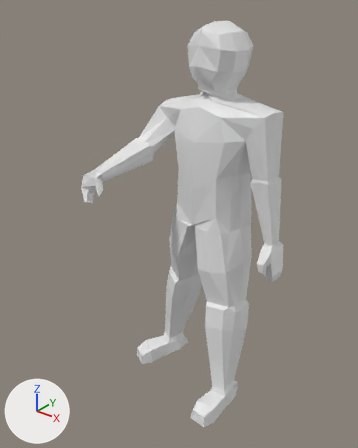
What one commit did to the Blender file characters/player/Char/char.blend.
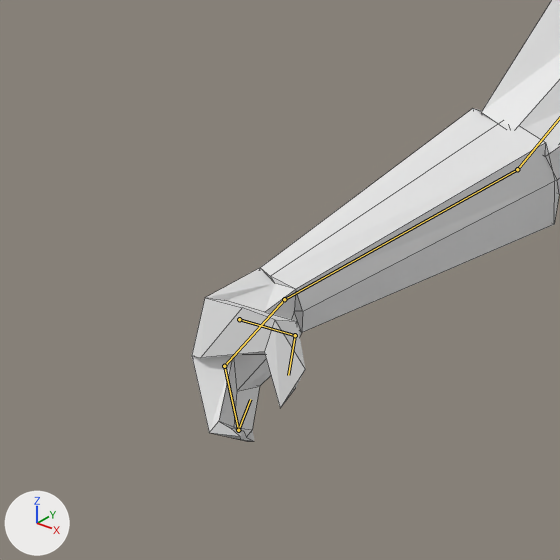
Each version appears first whole from a camera (50 mm lens) standing at (3.138, -4.546, 4.975) and looking at (-0.114, -0.481, 2.455), and next in a close-up on the part from 12% to 43% of the width and 26% to 51% of the height. Lighting does not change. The marker at lower left points along +X, +Y and +Z. Both versions are drawn at frame 21 of the action 'attack_right'; the numbers are the values there. The bones that bend it are drawn over the model as lines in the close-ups. The close-ups show mesh edges as thin lines.

Objects in the first close-up: 'Char'.
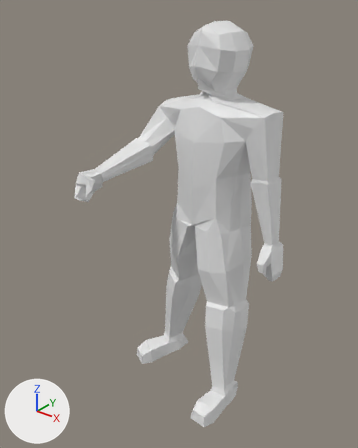
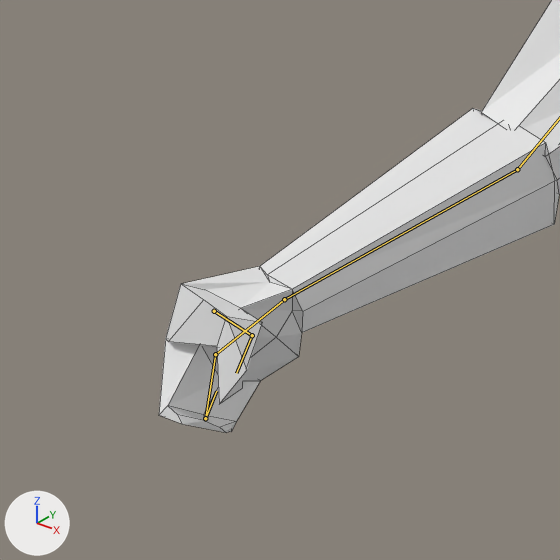
Location of each change, [x1, y1, x2, y2] in pixels of the close-ups (560 x 560 px):
```json
{"object": "Char", "change": "posed", "before": [192, 0, 560, 441], "after": [159, 0, 560, 433]}
{"bone": "hand.R", "before": "(284, 299) to (224, 366)", "after": "(284, 299) to (215, 354)"}
```

Edits to the scene script, one JSON object a line:
```json
{"block": "bone_hand_r", "where": "bone_hand_r = bpy.data.objects['Armature'].pose.bones['hand.R']  # child of 'forearm.R'"}
{"op": "set", "path": "bone_hand_r.rotation_quaternion", "old": "(0.947, -0.02, -0.195, -0.247)", "new": "(0.918, 0.178, -0.092, -0.336)", "note": "degrees (4, -22, -30) -> degrees (23, -3, -41)"}
```
